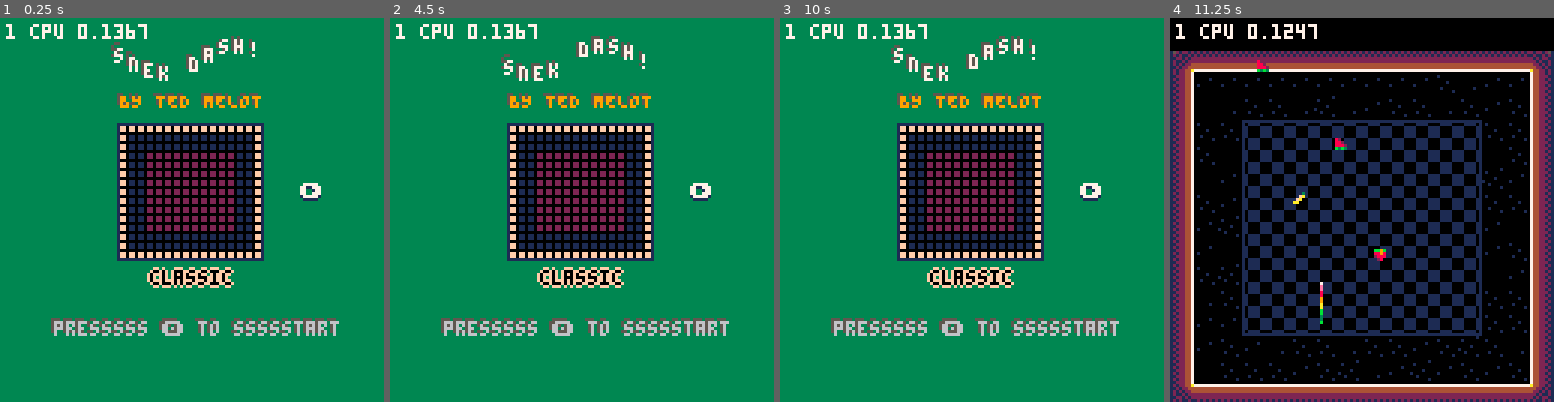
Above: before the commit, frames 1-4 (left to right).
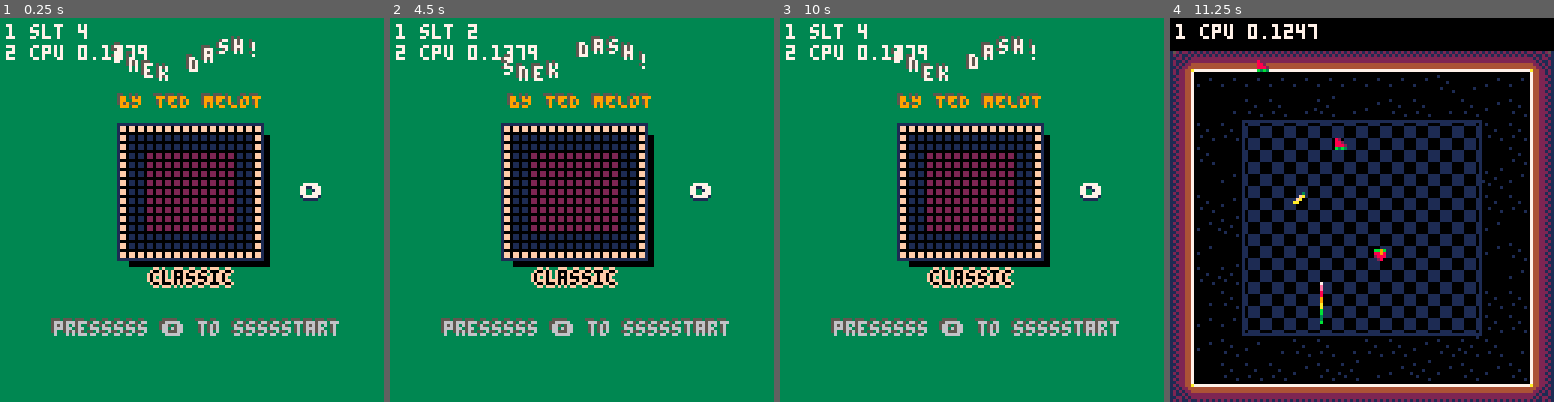
Above: after the commit, the same moments.

Repository: tmelot2/pico-8
Game: PICO-8 cartridge snek-dash.p8
Same seed, same stepped clock (60 frames per second), same inputs: the game is played once before the commit and once after it.
Inputs:
- Up to frame 1 (0.25 s): no input
- Up to frame 2 (4.5 s): tap O (Z key) at 0.33, 0.7, 1.43, 2.22, 3.1, 3.98 s; tap X (X key) at 1.07, 2.07, 2.4, 2.73, 3.07, 3.4, 3.73, 4.07, 4.4 s; hold Left 1.97-2.37 s; hold Down 2.42-2.82 s; hold Right 2.87-3.53 s; hold Up 3.58-4.08 s; hold Right from 4.13 s (still down)
- Up to frame 3 (10 s): release Right at 4.53 s; hold Down 4.58-5.08 s; tap X (X key) every 0.33 s from 4.73 to 9.73 s; tap O (Z key) every 0.88 s from 4.87 to 9.28 s; hold Left 5.13-5.8 s; hold Up 5.85-6.18 s; hold Left 6.23-6.63 s; hold Down 6.68-7.08 s; hold Right 7.13-7.8 s; hold Up 7.85-8.35 s; hold Right 8.4-8.8 s; hold Down 8.85-9.35 s; hold Left from 9.4 s (still down)
- Up to frame 4 (11.25 s): release Left at 10.07 s; tap X (X key) every 0.33 s from 10.07 to 11.07 s; hold Up 10.12-10.45 s; tap O (Z key) at 10.17, 11.05 s; hold Left 10.5-10.9 s; hold Down from 10.95 s (still down)

The runs differ from the first frame. In frame 1, 2.0% of the frame differs, in the area x 1-71%, y 1-65%; in frame 2, 9.9%, in the area x 1-69%, y 1-71%; in frame 3, 2.0%; in frame 4, nothing differs.

Commit message:
Add level select animation

Diff:
--- a/snek-dash.p8
+++ b/snek-dash.p8
@@ -135,21 +135,35 @@
 -- atitle
 function titleinit()
 	timer=80
+	slt=0 -- select level timer, for anim
+	dir=0 --0 left, 1 right
 	if (play_music) music(3)
-	-- curLevel=1
 end
 
 function titleupdate()
+	if (slt<4) slt+=1
+
 	if btnp(0) then
-		if (curLevel>1) curLevel-=1 sfx(6)
+		if curLevel>1 then
+			curLevel-=1
+			sfx(6)
+			slt=0
+			dir=0
+		end
 	elseif btnp(1) then
-		if (curLevel<#levels) curLevel+=1 sfx(6)
+		if curLevel<#levels then
+			curLevel+=1
+			sfx(6)
+			slt=0
+			dir=1
+		end
 	end
 
 	if btnp(4) then
     sfx(7)
 		gameinit()
 	end
+	addDebug('slt '..slt)
 end
 
 function titledraw()
@@ -173,6 +187,11 @@
   wavyPrintAll(startStr, bx, by, 2, 6)
 
   sx,sy=40,36
+  if dir==0 then
+	sx-=1*(4-slt)
+  elseif dir==1 then
+  	sx+=1*(4-slt)
+  end
   draw_tiny_map(curLevel,sx,sy)
 
   -- arrow buttons
@@ -203,8 +222,8 @@
   total_h=0 -- total height
 
   -- shadow
-  -- dist=3
-  -- rectfill(atx+dist,aty+dist, dist+atx+(w-1/2)*size+(w-1/2)*pad, dist+aty+(h-1/2)*size+(h-1/2)*pad, 0)
+  dist=3
+  rectfill(atx+dist,aty+dist, dist+atx+(w-1/2)*size+(w-1/2)*pad, dist+aty+(h-1/2)*size+(h-1/2)*pad, 0)
   --frame
   rect(atx-1,aty-1, 1+atx+(w-1/2)*size+(w-1/2)*pad, 1+aty+(h-1/2)*size+(h-1/2)*pad, 1)
   -- bg
